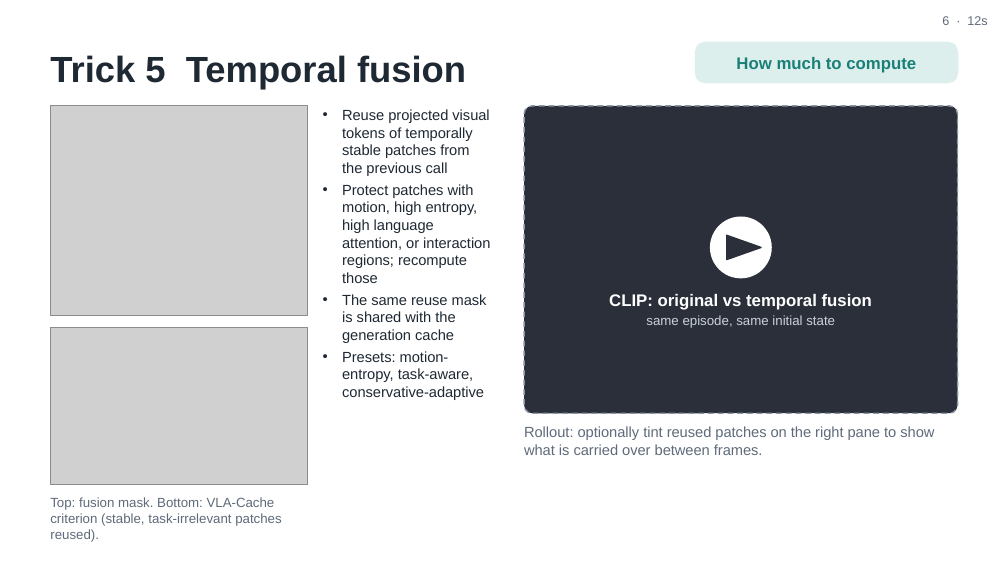
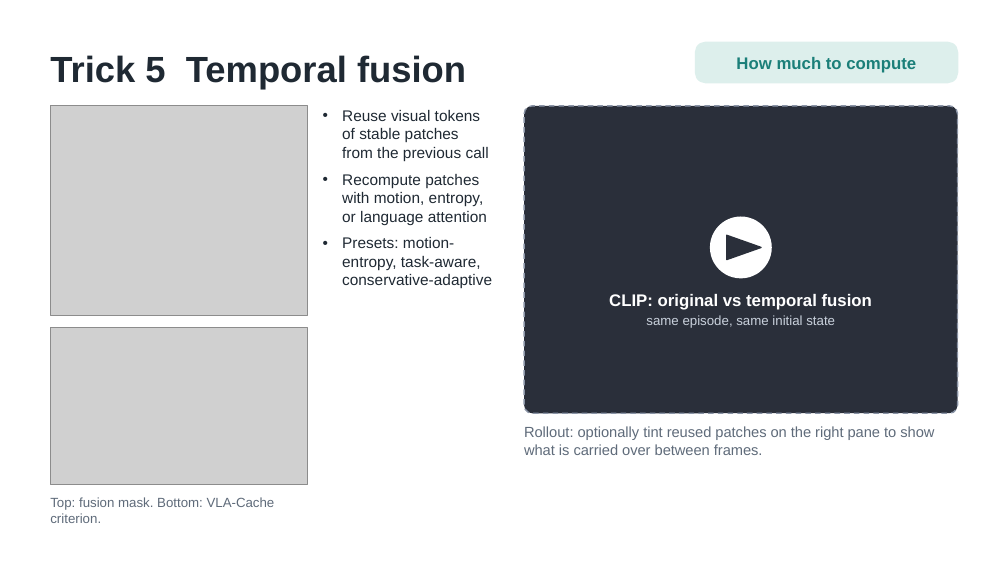
Before and after one commit to trillion-boy/BiVLA, a slide deck: slide 6 of experiments/paper/video/ICRA27_video_v2.pptx. Drawn at 1008x567 pixels with LibreOffice and Linux fonts; fonts in the diff are those of the drawing; grey boxes stand for pictures. Boxes give left, top, right and bottom in pixels: in the first picture for what was removed or moved away, otherwise in the second. Text is boxed around its words. In the diff, an @@ line names an element or a change of style, - is before the commit and + after.

```diff
--- a/experiments/paper/video/ICRA27_video_v2.pptx
+++ b/experiments/paper/video/ICRA27_video_v2.pptx
@@ text removed at box(942, 16, 987, 25) @@
-6 · 12s
@@ text at box(342, 110, 489, 225): text changed; size 10.5 to 11 pt @@
-• Reuse projected visual tokens of temporally stable patches from the previous call
-• Protect patches with motion, high entropy, high language attention, or interaction regions; recompute those
-• The same reuse mask is shared with the generation cache
+• Reuse visual tokens of stable patches from the previous call
+• Recompute patches with motion, entropy, or language attention
@@ text at box(342, 237, 492, 288): size 10.5 to 11 pt in "Presets: motion-entropy, task-aware, conservative-adaptive"; more space between paragraphs @@
@@ text at box(50, 497, 275, 523): text changed @@
-Top: fusion mask. Bottom: VLA-Cache criterion (stable, task-irrelevant patches reused).
+Top: fusion mask. Bottom: VLA-Cache criterion.
```
Also in this commit, not shown: 13 other slides changed, 2 other files.
